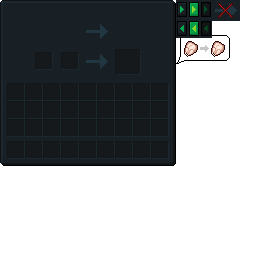
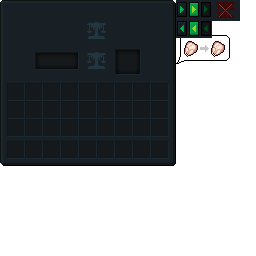
Layer changes from the first 256 × 256 image to the second:
added group "No Trade" with 2 layers above "Trade" over [216, 1, 235, 18]
added layer "X" in group "No Trade" over [218, 3, 233, 18]
added layer "Indicator" in group "No Trade" over [216, 1, 235, 18]
added group "Trade" with 2 layers above "Give" over [87, 22, 106, 69]
added layer "Top" in group "Trade" over [87, 22, 106, 39]
added layer "Bottom" in group "Trade" over [87, 52, 106, 69]
added layer "Layer 11" above "Layer 10" over [52, 52, 62, 70]
painted on "Layer 10" over [86, 3, 237, 69]
hid "Important Layer" over [198, 55, 211, 58]
